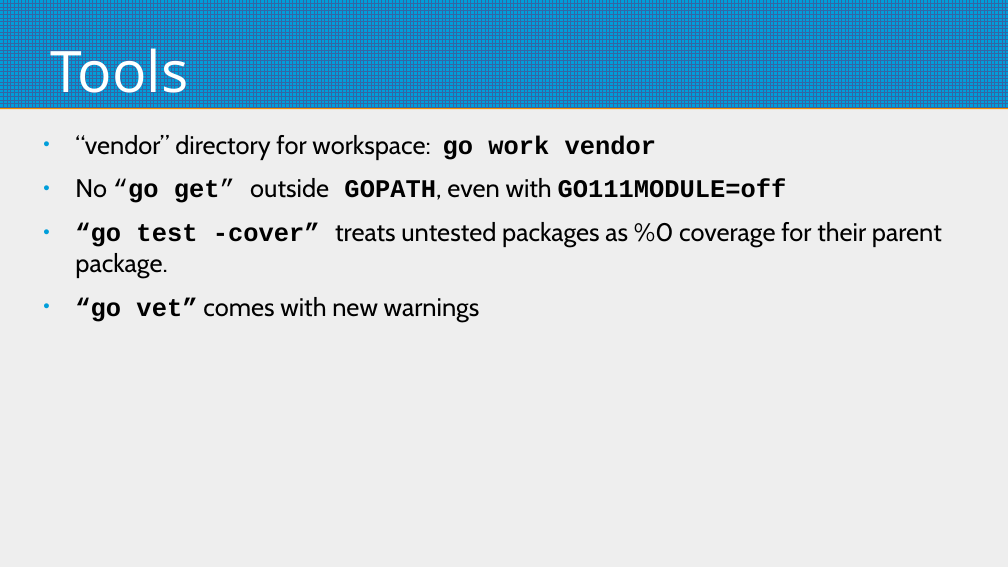
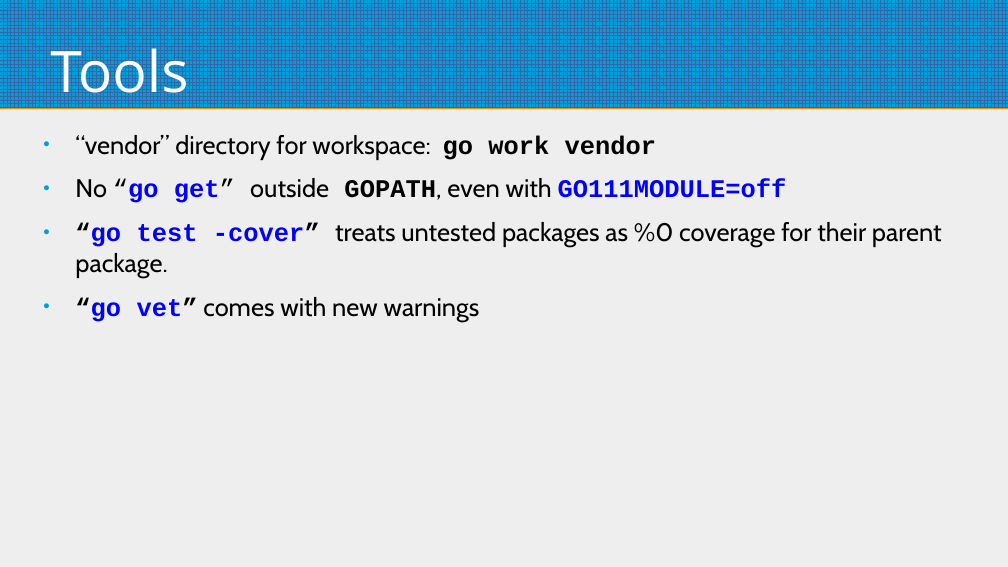
Before and after one commit to ilius/presentations, a slide deck: slide 10 of 2024-02-15/go-1-22.odp. Drawn at 1008x567 pixels with LibreOffice and Linux fonts; fonts in the diff are those of the drawing. Boxes give left, top, right and bottom in pixels: in the first picture for what was removed or moved away, otherwise in the second. Text is boxed around its words. In the diff, an @@ line names an element or a change of style, - is before the commit and + after.

```diff
--- a/2024-02-15/go-1-22.odp
+++ b/2024-02-15/go-1-22.odp
@@ text at (75, 178, 942, 322): text colour #000000 to #0000FF in "“go get” GO111MODULE=off", "“go test -cover”", "“go vet”" @@
```
Also in this commit, not shown: 1 slide added.
